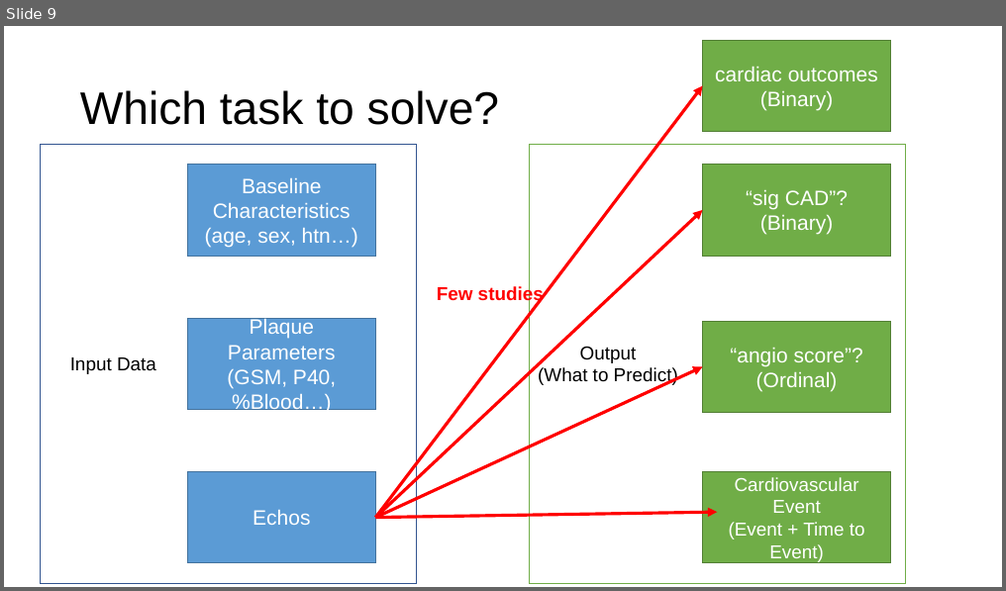
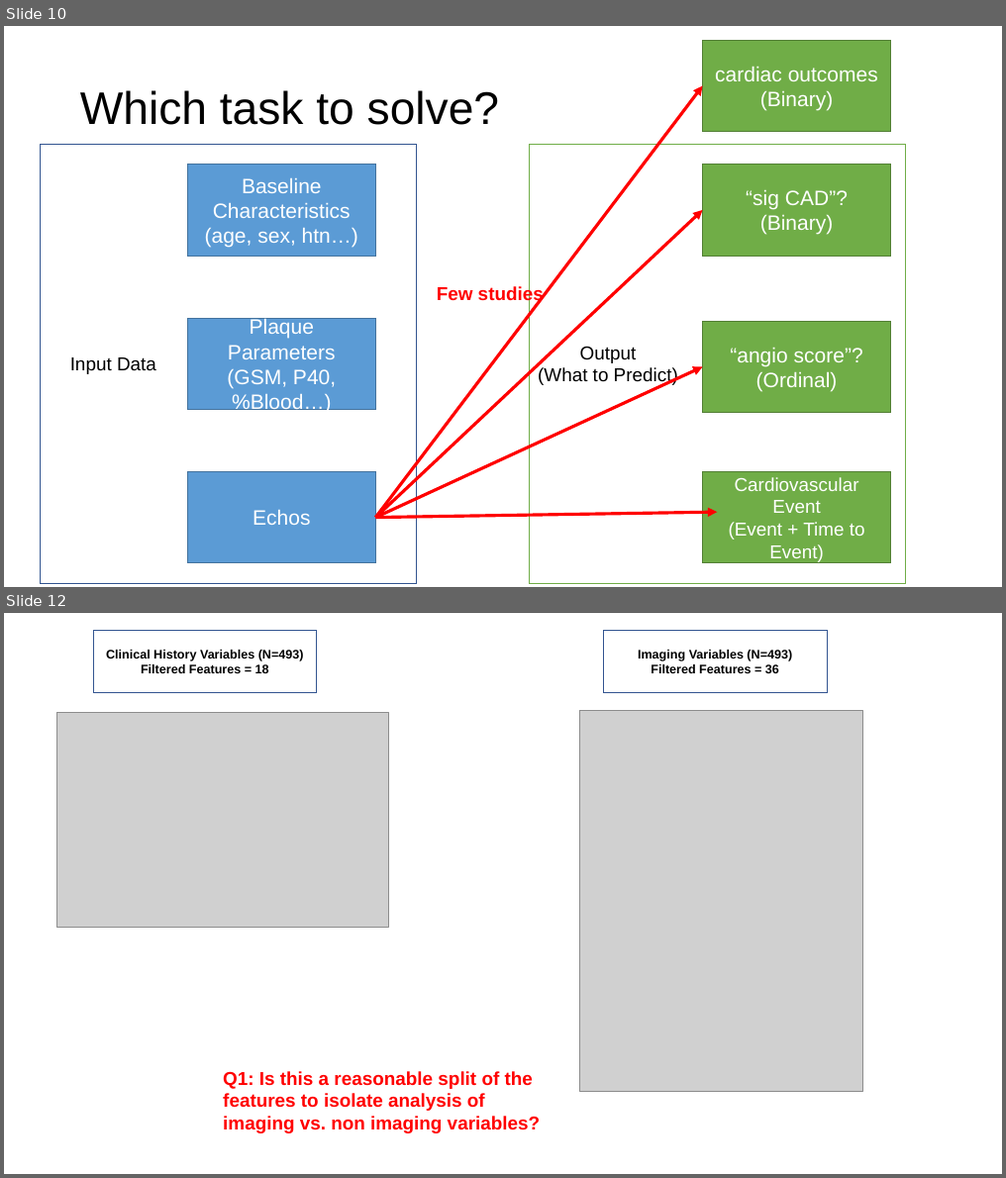
Before and after one commit to ricky-hu/carotid, a slide deck: mar2update.pptx. Shown one above the other, each under a label of ours: slide 9 before the commit, slides 10 and 12 after it; the slides between them are not shown. The pictures are 1006x591 and 1006x1178 pixels, drawn with LibreOffice and Linux fonts; fonts in the diff are those of the drawing; grey boxes stand for pictures. Boxes give left, top, right and bottom in pixels: in the first picture for what was removed or moved away, otherwise in the second. Text is boxed around its words. In the diff, an @@ line names an element or a change of style, - is before the commit and + after.

```diff
--- a/mar2update.pptx
+++ b/mar2update.pptx
@@ slide 12 added at [4, 613, 1002, 1174], background #FFFFFF @@
@@ rectangle added at [93, 630, 316, 693], fill #FFFFFF, outline #325491 1 pt, 12 pt, text #000000, bold @@
+Clinical History Variables (N=493)
+Filtered Features = 18
@@ rectangle added at [604, 630, 827, 693], fill #FFFFFF, outline #325491 1 pt, 12 pt, text #000000, bold @@
+Imaging Variables (N=493)
+Filtered Features = 36
@@ picture added at [57, 713, 389, 928] @@
@@ picture added at [580, 710, 862, 1092] @@
@@ text added at [223, 1071, 540, 1134], 18 pt, text #FF0000, bold @@
+Q1: Is this a reasonable split of the features to isolate analysis of imaging vs. non imaging variables?
@@ what was slide 9 is now slide 10 @@
```
Also in this commit, not shown: 3 slides changed, 14 other slides added, 7 slides removed, 1 other file.
